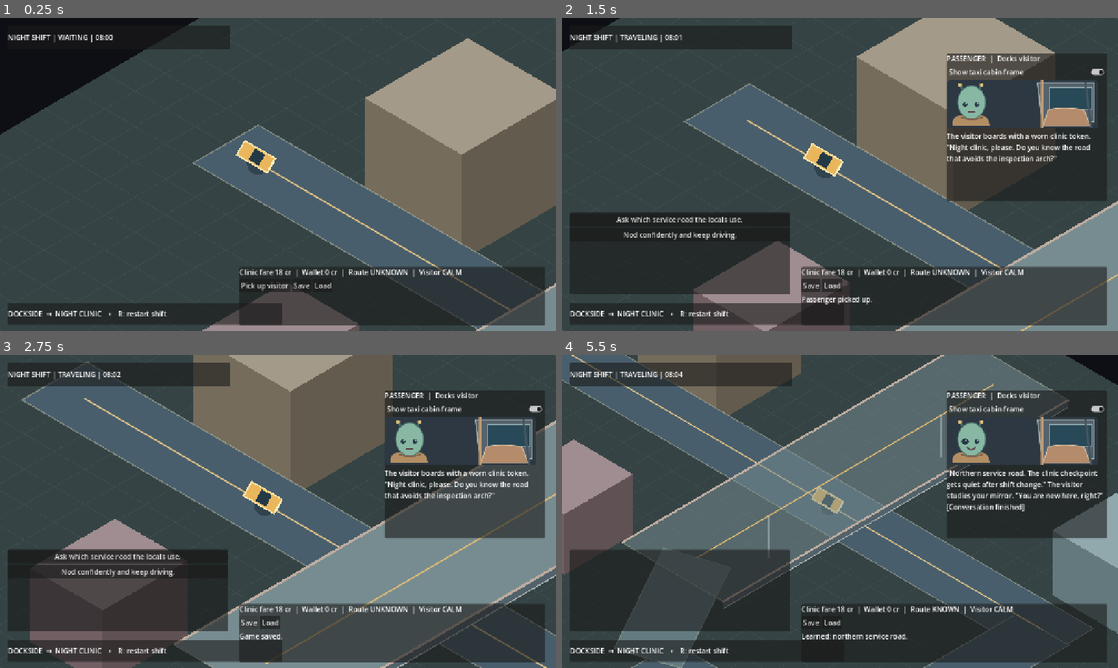
Above: before the commit, frames 1-4 (two rows, left to right).
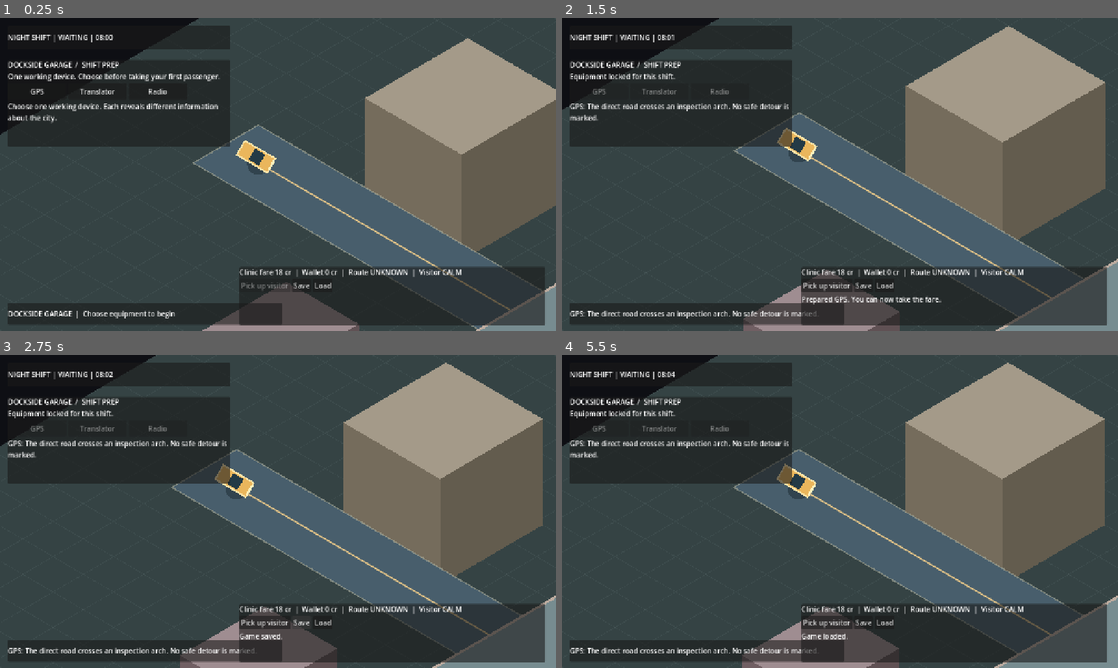
Above: after the commit, the same moments.

Repository: MohamedXIV/outsider-driver-2d
Game: Godot game, scene res://scenes/main.tscn
The game is run twice, just before and just after one commit, with the same random seed, the same clock (stepped at 60 frames per second) and the same inputs.
Inputs (mouse positions are in pixels of both pictures, inside the frame that each line leads up to):
- Up to frame 1 (0.25 s): no input
- Up to frame 2 (1.5 s): click (828, 284) at 0.5 s, where only the run before the commit has a clickable "Pick up visitor"; click (600, 89) at 1.25 s, where only the run after the commit has a clickable "GPS"
- Up to frame 3 (2.75 s): click "Save" at 2 s
- Up to frame 4 (5.5 s): click "Load" at 2.75 s; click (1029, 408) at 3.5 s, where only the run before the commit has a clickable "Show taxi cabin frame"; click (678, 555) at 4.25 s, where only the run before the commit has a clickable "Ask which service road the lo…"; click (1029, 408) at 5 s, where only the run before the commit has a clickable "Show taxi cabin frame"

The runs differ from the first frame. In frame 1, 9.3% of the frame differs, in the area x 1-52%, y 13-96%; in frame 2, 50%; in frame 3, 63%; in frame 4, 64%, in the area x 0-100%, y 0-100%.

Commit message:
P2.0: GPS / Translator / Radio starter knowledge and shift prep (#12)
* P2: make starter equipment a single authoritative, persistent shift choice

* P2: add playable shift-prep gear selection to garage HUD and walkthroughs

* P2: document starter knowledge and extend cross-platform ride gate

* Fix P2 tree: preserve authoritative starter state and v2 persistence

* Fix session regression: chosen GPS fact remains alongside authored route fact

* Keep playtest artifact naming clean and bound CI test runtimes

* Document validated P2 starter builds and visual evidence

Diff:
--- a/scenes/main.tscn
+++ b/scenes/main.tscn
@@ -35,7 +35,50 @@
 
 [node name="HintLabel" type="Label" parent="HUD/HintPanel"]
 layout_mode = 2
+autowrap_mode = 3
 text = "DOCKSIDE  →  NIGHT CLINIC    •    R: restart shift"
+
+[node name="PrepPanel" type="PanelContainer" parent="HUD"]
+offset_left = 18.0
+offset_top = 96.0
+offset_right = 530.0
+offset_bottom = 296.0
+
+[node name="PrepContent" type="VBoxContainer" parent="HUD/PrepPanel"]
+layout_mode = 2
+
+[node name="PrepTitle" type="Label" parent="HUD/PrepPanel/PrepContent"]
+layout_mode = 2
+text = "DOCKSIDE GARAGE  /  SHIFT PREP"
+
+[node name="PrepHelp" type="Label" parent="HUD/PrepPanel/PrepContent"]
+layout_mode = 2
+text = "Choose one device before pickup."
+autowrap_mode = 3
+
+[node name="PrepChoices" type="HBoxContainer" parent="HUD/PrepPanel/PrepContent"]
+layout_mode = 2
+
+[node name="GPS" type="Button" parent="HUD/PrepPanel/PrepContent/PrepChoices"]
+custom_minimum_size = Vector2(135, 38)
+layout_mode = 2
+text = "GPS"
+
+[node name="Translator" type="Button" parent="HUD/PrepPanel/PrepContent/PrepChoices"]
+custom_minimum_size = Vector2(135, 38)
+layout_mode = 2
+text = "Translator"
+
+[node name="Radio" type="Button" parent="HUD/PrepPanel/PrepContent/PrepChoices"]
+custom_minimum_size = Vector2(135, 38)
+layout_mode = 2
+text = "Radio"
+
+[node name="PrepDetail" type="Label" parent="HUD/PrepPanel/PrepContent"]
+custom_minimum_size = Vector2(470, 60)
+layout_mode = 2
+text = "Each device reveals different information."
+autowrap_mode = 3
 
 [node name="PassengerPanel" type="PanelContainer" parent="HUD"]
 offset_left = 885.0
--- a/scripts/game_session.gd
+++ b/scripts/game_session.gd
@@ -8,9 +8,17 @@
 const JOB_ID: String = "job:docks-night-clinic"
 const ROUTE_ID: String = "route:docks-clinic-overpass"
 const FARE_CREDITS: int = 18
+# Starter equipment provides one source of information, never an automatic translation
+# of the city's foreign-language conversations.
+const STARTER_FACTS: Dictionary = {
+	"gps": "map:inspection-arch",
+	"translator": "translation:clinic-token",
+	"radio": "radio:two-local-languages"
+}
 const START_MINUTE: float = 8.0 * 60.0
 
 var phase: RidePhase = RidePhase.WAITING
+var starter_device: String = ""
 var world_minutes: float = START_MINUTE
 var credits: int = 0
 var suspicion: int = 0
@@ -32,8 +40,17 @@
 	return TaxiRide.new(route)
 
 
+func select_starter_device(device_id: String) -> bool:
+	if phase != RidePhase.WAITING or not starter_device.is_empty() \
+			or not STARTER_FACTS.has(device_id):
+		return false
+	starter_device = device_id
+	known_facts.append(str(STARTER_FACTS[device_id]))
+	return true
+
+
 func pickup() -> bool:
-	if phase != RidePhase.WAITING:
+	if phase != RidePhase.WAITING or starter_device.is_empty():
 		return false
 	phase = RidePhase.TRAVELING
 	return true
@@ -76,6 +93,7 @@
 		"passenger_id": PASSENGER_ID,
 		"job_id": JOB_ID,
 		"route_id": ROUTE_ID,
+		"starter_device": starter_device,
 		"phase": int(phase),
 		"world_minutes": world_minutes,
 		"credits": credits,
@@ -92,13 +110,20 @@
 	var restored_phase: int = int(value.get("phase", -1))
 	if restored_phase < 0 or restored_phase > int(RidePhase.COMPLETED):
 		return false
+	var gear_id: String = str(value.get("starter_device", ""))
+	if (not gear_id.is_empty() and not STARTER_FACTS.has(gear_id)) \
+			or (restored_phase != int(RidePhase.WAITING) and gear_id.is_empty()):
+		return false
 	var fresh_ride: TaxiRide = _create_ride()
 	if not fresh_ride.restore_snapshot(value.get("ride", {})):
 		return false
 	if not value.get("known_facts", null) is Array 			or not value.get("applied_story_events", null) is Array:
 		return false
+	if not gear_id.is_empty() and not value["known_facts"].has(str(STARTER_FACTS[gear_id])):
+		return false
 	ride = fresh_ride
 	phase = restored_phase as RidePhase
+	starter_device = gear_id
 	world_minutes = float(value.get("world_minutes", START_MINUTE))
 	credits = maxi(0, int(value.get("credits", 0)))
 	suspicion = maxi(0, int(value.get("suspicion", 0)))
--- a/scripts/main.gd
+++ b/scripts/main.gd
@@ -11,6 +11,10 @@
 @onready var _frame_toggle: CheckButton = $HUD/PassengerPanel/PassengerBody/FrameToggle
 @onready var _ride_state: Label = $HUD/RideBar/RideContent/RideState
 @onready var _notice_label: Label = $HUD/RideBar/RideContent/Notice
+@onready var _prep_panel: PanelContainer = $HUD/PrepPanel
+@onready var _prep_help: Label = $HUD/PrepPanel/PrepContent/PrepHelp
+@onready var _prep_detail: Label = $HUD/PrepPanel/PrepContent/PrepDetail
+@onready var _hint_label: Label = $HUD/HintPanel/HintLabel
 @onready var _pickup_button: Button = $HUD/RideBar/RideContent/Actions/Pickup
 @onready var _arrival_button: Button = $HUD/RideBar/RideContent/Actions/Arrived
 @onready var _save_button: Button = $HUD/RideBar/RideContent/Actions/Save
@@ -26,6 +30,9 @@
 
 func _ready() -> void:
 	_initialize_presentation()
+	$HUD/PrepPanel/PrepContent/PrepChoices/GPS.pressed.connect(_on_select_starter.bind("gps"))
+	$HUD/PrepPanel/PrepContent/PrepChoices/Translator.pressed.connect(_on_select_starter.bind("translator"))
+	$HUD/PrepPanel/PrepContent/PrepChoices/Radio.pressed.connect(_on_select_starter.bind("radio"))
 	_pickup_button.pressed.connect(_on_pickup)
 	_arrival_button.pressed.connect(_on_arrived)
 	_save_button.pressed.connect(_on_save)
@@ -64,6 +71,24 @@
 	_refresh_ui()
 	if OS.has_feature("web"):
 		JavaScriptBridge.eval("document.documentElement.dataset.inkReady='false';document.documentElement.dataset.inkChoice='none'", true)
+
+
+func _on_select_starter(device_id: String) -> void:
+	if not _session.select_starter_device(device_id):
+		return
+	_notice = "Prepared %s. You can now take the fare." % device_id.to_upper()
+	_refresh_ui()
+
+
+func _starter_information() -> String:
+	match _session.starter_device:
+		"gps":
+			return "GPS: The direct road crosses an inspection arch. No safe detour is marked."
+		"translator":
+			return "TRANSLATOR: The visitor's token reads NIGHT CLINIC — not an entry permit."
+		"radio":
+			return "RADIO: Two alien languages share the dial. Neither broadcast is intelligible yet."
+	return "Choose one working device. Each reveals different information about the city."
 
 
 func _on_pickup() -> void:
@@ -146,7 +171,7 @@
 func _on_load() -> void:
 	var payload: Dictionary = RideSave.load()
 	if payload.is_empty():
-		_notice = "No valid v1 save exists."
+		_notice = "No valid v2 save exists."
 		_refresh_ui()
 		return
 	var restored: GameSession = GameSession.new()
@@ -168,7 +193,14 @@
 
 
 func _refresh_ui() -> void:
+	_prep_panel.visible = _session.phase == GameSession.RidePhase.WAITING
+	var device_chosen: bool = not _session.starter_device.is_empty()
+	_prep_help.text = "Equipment locked for this shift." if device_chosen else "One working device. Choose before taking your first passenger."
+	_prep_detail.text = _starter_information()
+	for button in $HUD/PrepPanel/PrepContent/PrepChoices.get_children():
+		(button as Button).disabled = device_chosen
 	_pickup_button.visible = _session.phase == GameSession.RidePhase.WAITING
+	_pickup_button.disabled = not device_chosen
 	var arrival_offered: bool = _ink != null and _ink.current_frame().get("tags", []).has("arrival:offer")
 	_arrival_button.visible = _session.phase == GameSession.RidePhase.ARRIVED and not arrival_offered
 	_passenger_panel.visible = _session.phase == GameSession.RidePhase.TRAVELING \
@@ -185,11 +217,12 @@
 	_ride_state.text = "Clinic fare %d cr  |  Wallet %d cr  |  Route %s  |  Visitor %s" % [
 		GameSession.FARE_CREDITS, _session.credits, route_hint, passenger_hint
 	]
+	_hint_label.text = "DOCKSIDE GARAGE  |  Choose equipment to begin" if not device_chosen else _starter_information()
 	_notice_label.text = _notice
 	if OS.has_feature("web"):
 		var phase_name: String = status_text.to_lower()
-		var web_state: String = "Object.assign(document.documentElement.dataset,{ridePhase:'%s',rideCredits:'%d',rideSuspicion:'%d',rideFacts:'%d',rideClock:'%.3f',passengerVisible:'%s',choiceVisible:'%s',choiceCount:'%d',arrivalOffer:'%s'})" % [
-			phase_name, _session.credits, _session.suspicion, _session.known_facts.size(),
+		var web_state: String = "Object.assign(document.documentElement.dataset,{starterDevice:'%s',ridePhase:'%s',rideCredits:'%d',rideSuspicion:'%d',rideFacts:'%d',rideClock:'%.3f',passengerVisible:'%s',choiceVisible:'%s',choiceCount:'%d',arrivalOffer:'%s'})" % [
+			_session.starter_device, phase_name, _session.credits, _session.suspicion, _session.known_facts.size(),
 			_session.world_minutes, str(_passenger_panel.visible).to_lower(),
 			str(_choice_panel.visible).to_lower(),
 			_ink.current_frame().get("choices", []).size() if _ink != null else 0,
--- a/scripts/ride_save.gd
+++ b/scripts/ride_save.gd
@@ -1,8 +1,8 @@
 class_name RideSave
 extends RefCounted
 
-const SAVE_PATH: String = "user://outsider_driver_ride_v1.json"
-const VERSION: int = 1
+const SAVE_PATH: String = "user://outsider_driver_ride_v2.json"
+const VERSION: int = 2
 
 
 static func save(session: GameSession, ink: Dictionary, path: String = SAVE_PATH) -> bool:
--- a/tests/test_native_ride.gd
+++ b/tests/test_native_ride.gd
@@ -27,9 +27,18 @@
 	var passenger: PanelContainer = scene.get_node("HUD/PassengerPanel") as PanelContainer
 	var session: GameSession = scene.get("_session") as GameSession
 	assert(session.phase == GameSession.RidePhase.WAITING)
+	assert(pickup.disabled, "Pickup should require shift prep.")
 	await RenderingServer.frame_post_draw
 	_capture("waiting.png")
 
+	var prep: Button = scene.get_node("HUD/PrepPanel/PrepContent/PrepChoices/GPS") as Button
+	prep.pressed.emit()
+	await process_frame
+	assert(session.starter_device == "gps")
+	assert(session.known_facts.has("map:inspection-arch"))
+	assert(not pickup.disabled)
+	await RenderingServer.frame_post_draw
+	_capture("prepared.png")
 	pickup.pressed.emit()
 	await process_frame
 	assert(session.phase == GameSession.RidePhase.TRAVELING)
@@ -78,6 +87,8 @@
 	assert(restored.phase == GameSession.RidePhase.COMPLETED)
 	assert(restored.credits == GameSession.FARE_CREDITS)
 	assert(restored.known_facts.has("docks-route"))
+	assert(restored.known_facts.has("map:inspection-arch"))
+	assert(restored.starter_device == "gps")
 	assert(not restored.drop_off(), "Native Load allowed duplicate fare.")
 	print("P1_DESKTOP_NATIVE_PASS")
 	quit(0)
--- a/tests/test_session.gd
+++ b/tests/test_session.gd
@@ -6,6 +6,11 @@
 	state.advance(3.0)
 	assert(state.world_minutes > GameSession.START_MINUTE)
 	assert(state.ride.world_position() == start, "Taxi drove before pickup.")
+	assert(not state.pickup(), "A shift needs a prepared starter device.")
+	assert(not state.select_starter_device("unknown"))
+	assert(state.select_starter_device("gps"))
+	assert(not state.select_starter_device("translator"), "Starter choice must be single-use.")
+	assert(state.known_facts.has("map:inspection-arch"))
 	assert(state.pickup())
 	assert(not state.pickup(), "Pickup must happen only once.")
 	state.advance(100.0)
@@ -16,7 +21,7 @@
 	assert(state.world_minutes > world_clock, "World stopped during arrival.")
 	state.apply_story_tags("choice:docks", ["fact:docks-route", "suspicion:1"])
 	state.apply_story_tags("choice:docks", ["fact:docks-route", "suspicion:1"])
-	assert(state.known_facts == ["docks-route"])
+	assert(state.known_facts == ["map:inspection-arch", "docks-route"])
 	assert(state.suspicion == 1, "Duplicate choice re-applied suspicion.")
 	assert(state.credits == 0)
 	assert(state.drop_off())
@@ -26,19 +31,22 @@
 	var save_path: String = "user://p1-session-fixture.json"
 	assert(RideSave.save(state, {}, save_path))
 	var envelope: Dictionary = RideSave.load(save_path)
-	assert(envelope.get("schema_version") == 1)
+	assert(envelope.get("schema_version") == 2)
 	var restored: GameSession = GameSession.new()
 	assert(restored.restore_snapshot(envelope["game"]))
 	assert(restored.phase == GameSession.RidePhase.COMPLETED)
 	assert(restored.credits == GameSession.FARE_CREDITS)
 	assert(restored.suspicion == 1)
+	assert(restored.starter_device == "gps")
 	assert(restored.known_facts.has("docks-route"))
+	assert(restored.known_facts.has("map:inspection-arch"))
 	assert(restored.ride.world_position() == state.ride.world_position())
 	assert(not restored.drop_off(), "Restore allowed double payment.")
 	var after_dropoff: float = restored.world_minutes
 	restored.advance(2.0)
 	assert(restored.world_minutes > after_dropoff, "Completed ride froze the world.")
 	var traveling: GameSession = GameSession.new()
+	assert(traveling.select_starter_device("radio"))
 	assert(traveling.pickup())
 	traveling.advance(2.0)
 	var unfinished_path: String = "user://p1-unfinished-fixture.json"
@@ -48,5 +56,19 @@
 	assert(unfinished.phase == GameSession.RidePhase.TRAVELING)
 	assert(unfinished.credits == 0 and unfinished.ride.world_position() == traveling.ride.world_position())
 
+	# The three choices must remain differentiated and survive persistence.
+	var translation: GameSession = GameSession.new()
+	assert(translation.select_starter_device("translator"))
+	assert(translation.known_facts.has("translation:clinic-token"))
+	assert(not translation.known_facts.has("radio:two-local-languages"))
+	assert(translation.restore_snapshot(translation.snapshot()))
+	assert(translation.starter_device == "translator")
+	var invalid: Dictionary = translation.snapshot()
+	invalid["starter_device"] = "unlisted-gear"
+	assert(not GameSession.new().restore_snapshot(invalid), "Invalid equipment must reject save.")
+	invalid = translation.snapshot()
+	invalid["known_facts"] = []
+	assert(not GameSession.new().restore_snapshot(invalid), "Cannot lose the chosen gear's fact.")
+
 	print("P1_SESSION_NATIVE_PASS")
 	quit(0)
Not shown, changed: .github/workflows/p1-ink.yml
Not shown, changed: README.md
Not shown, added: docs/P2_SHIFT_PREP.md
Not shown, changed: docs/ROADMAP.md
Not shown, changed: tests/web_ride_smoke.cjs
